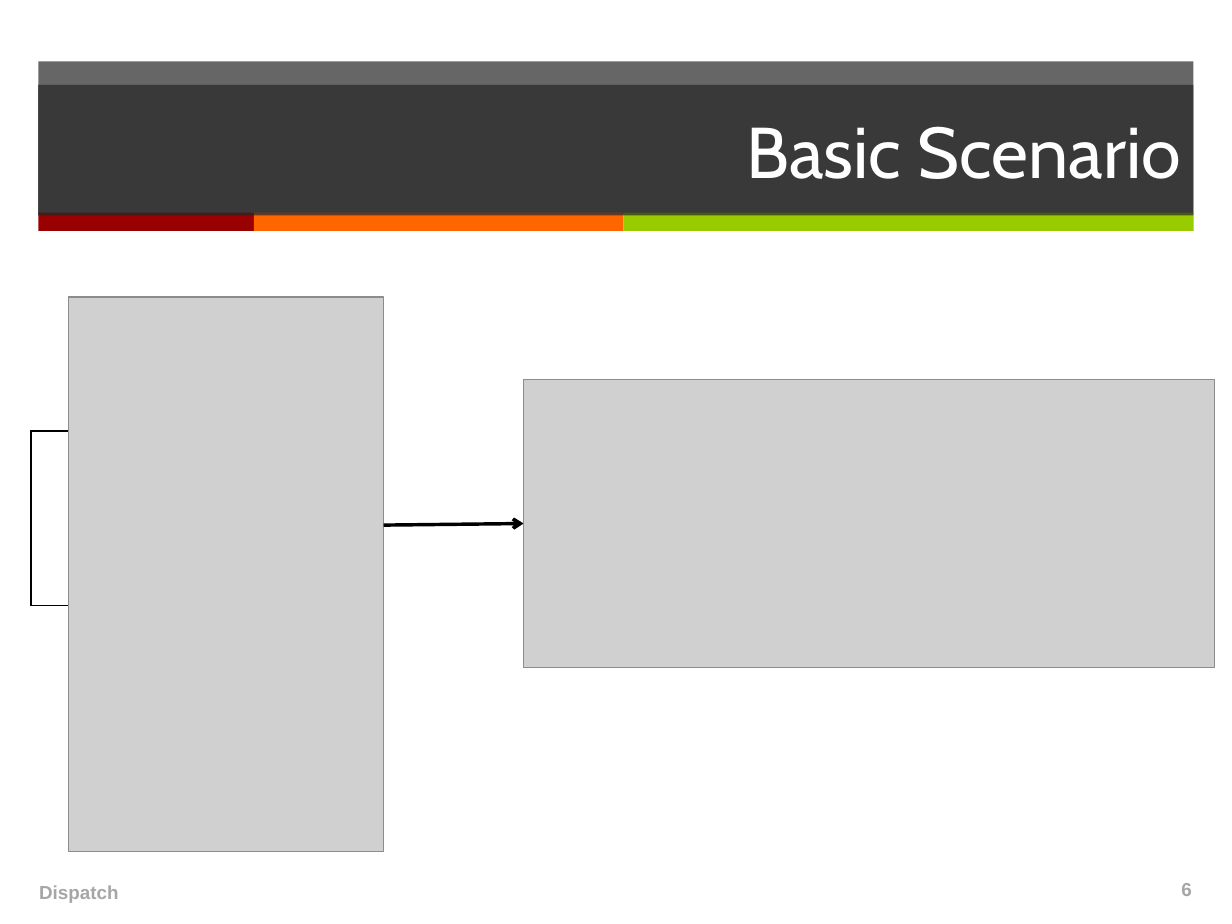
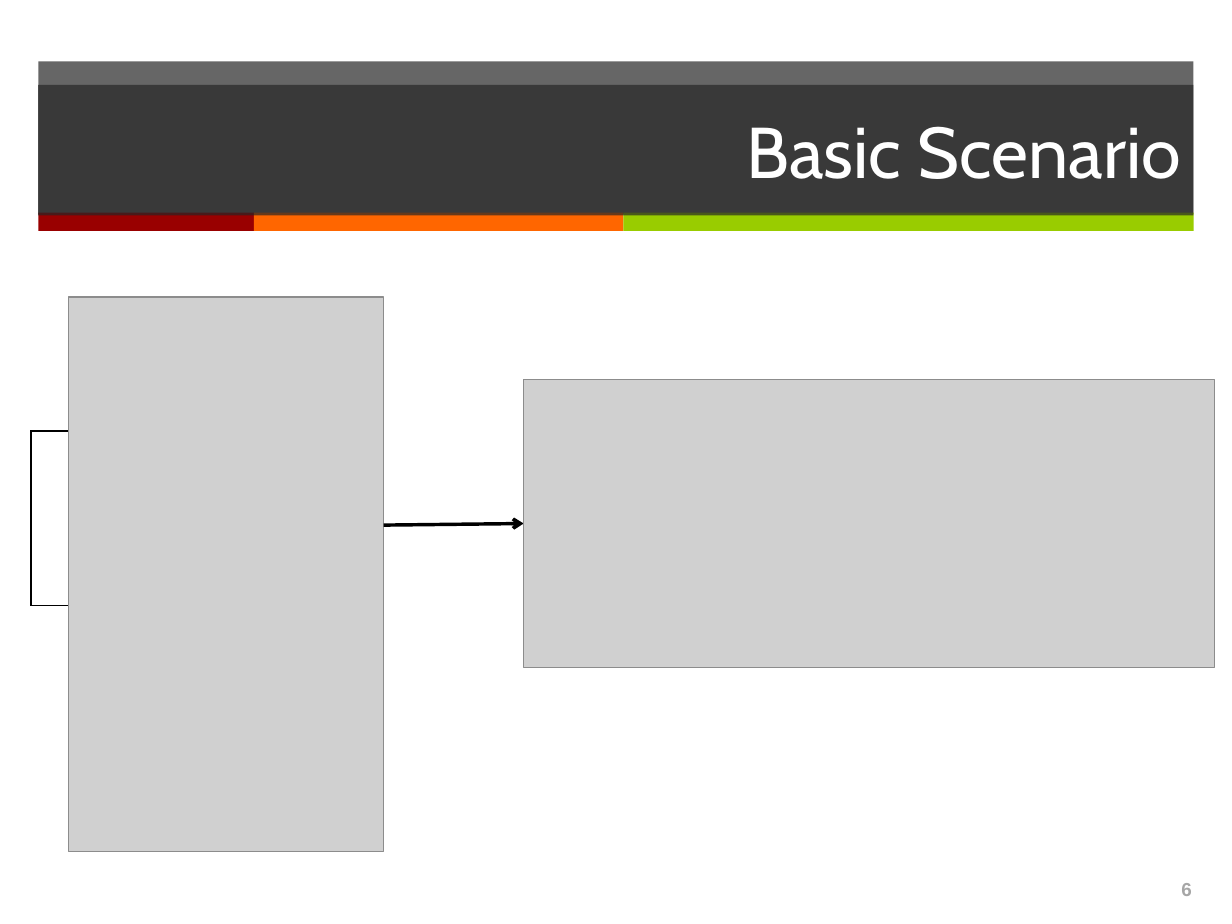
Before and after one commit to japacible/milk-banking-dispatch, a slide deck: slide 6 of presentations/presentation-draft-due-3-6.ppt. Drawn at 1232x924 pixels with LibreOffice and Linux fonts; fonts in the diff are those of the drawing; grey boxes stand for pictures. Boxes give left, top, right and bottom in pixels: in the first picture for what was removed or moved away, otherwise in the second. Text is boxed around its words. In the diff, an @@ line names an element or a change of style, - is before the commit and + after.

```diff
--- a/presentations/presentation-draft-due-3-6.ppt
+++ b/presentations/presentation-draft-due-3-6.ppt
@@ text removed at <box>39,885,119,903</box> @@
-Dispatch
```
Also in this commit, not shown: 7 other slides changed, 1 slide added.
